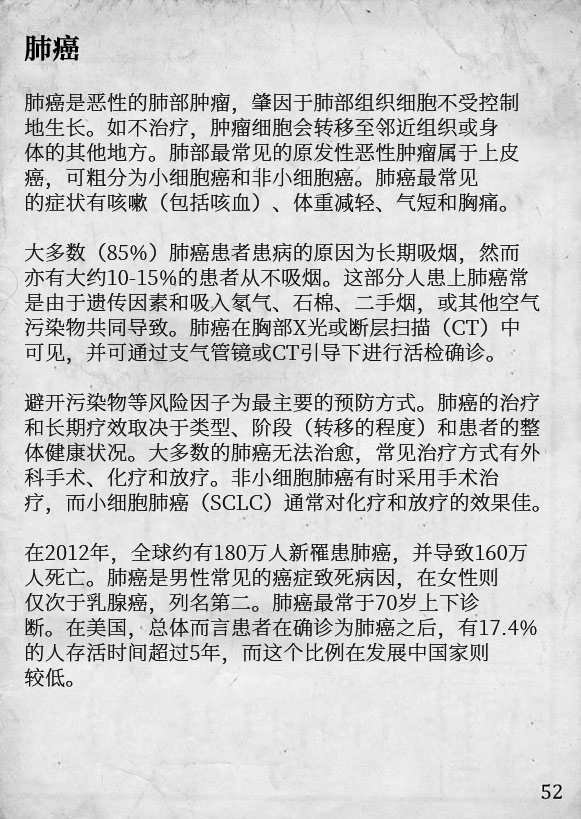
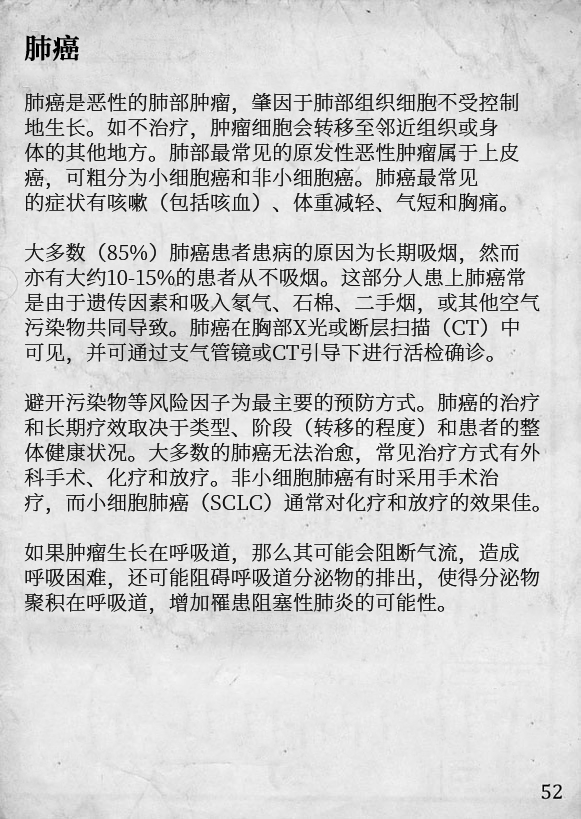
Two versions of the same layered image (581 x 819). Layer-by-layer changes:
painted on "肺癌 肺癌是恶性的肺部肿瘤，肇因于肺部组织细胞不受控制 地生长。如不治疗，肿瘤细胞会转移至邻近组织或身 体的其他地方。肺部最" over [24,34,540,687]
